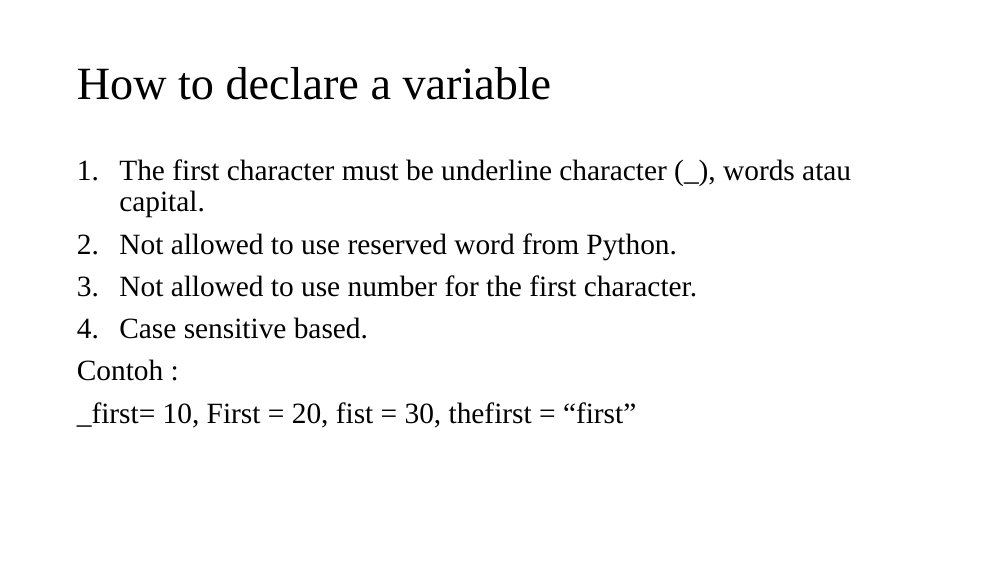
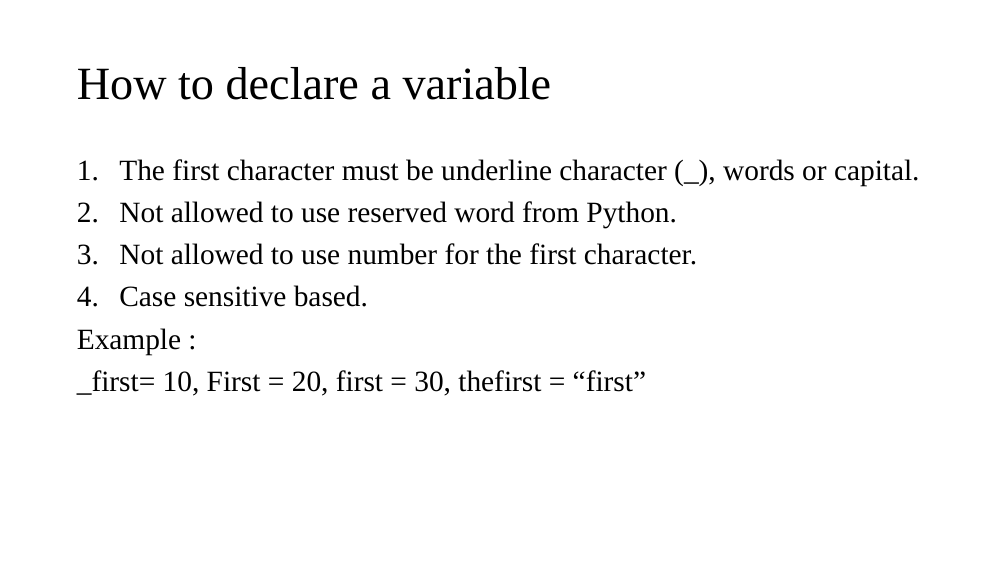
Before and after one commit to Bujutex/CommunityHubDataScience, a slide deck: slide 7 of Documentation/Introduction to Python.pptx. Drawn at 1008x567 pixels with LibreOffice and Linux fonts; fonts in the diff are those of the drawing. Boxes give left, top, right and bottom in pixels: in the first picture for what was removed or moved away, otherwise in the second. Text is boxed around its words. In the diff, an @@ line names an element or a change of style, - is before the commit and + after.

```diff
--- a/Documentation/Introduction to Python.pptx
+++ b/Documentation/Introduction to Python.pptx
@@ text at box(119, 159, 920, 186): text changed @@
-1. The first character must be underline character (_), words atau capital.
+1. The first character must be underline character (_), words or capital.
@@ text at box(77, 328, 646, 396): text changed @@
-Contoh :
-_first= 10, First = 20, fist = 30, thefirst = “first”
+Example :
+_first= 10, First = 20, first = 30, thefirst = “first”
```
Also in this commit, not shown: 2 other slides changed, 3 other files.
